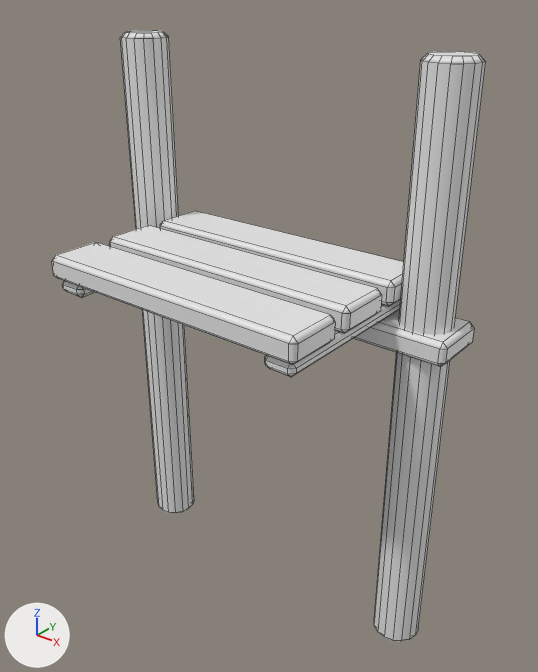
The FBX model CrashCourse/Assets/ART_Assets/Platforms/Small/M_Small_Cap_High.fbx: old version first, new version second.
Rendered twice from a 50 mm camera at (60.49, 36.96, 4.81) aimed at (56.19, 42.34, 1.47). Every picture has the same lights, and +X, +Y and +Z are marked at lower left. The picture after the commit comes second. Mesh edges are drawn as thin lines. Where no turn or scale is listed for an object, it has been applied to the vertices.
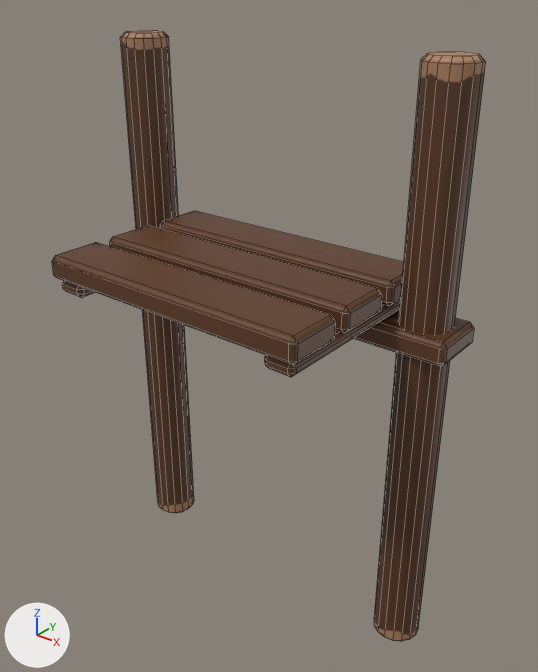
Changed parts and their boxes (x1, y1, x2, y2) in the pictures (538 x 672 px):
'Cube.631', recoloured (white to brown)
    both: (52, 30, 486, 642)

What changed in the scene script:
```text
Add img_row_4_uv_png:
    img_row_4_uv_png = load_image('Row_4_UV.png', '../Textures/Row_4_UV.png', 1024, 1024, 'sRGB')
Add mat_row_4:
    mat_row_4 = principled_material('Row_4')
    mat_row_4.texture = img_row_4_uv_png
Change me_cube_713:
    where me_cube_713.from_pydata(...)  # 272 vertices, 256 faces; spans x -2.1..2.1, y -1.02..1.02, z -4.07..2.05
    add me_cube_713.materials.append(mat_row_4)  # picture img_row_4_uv_png
```
